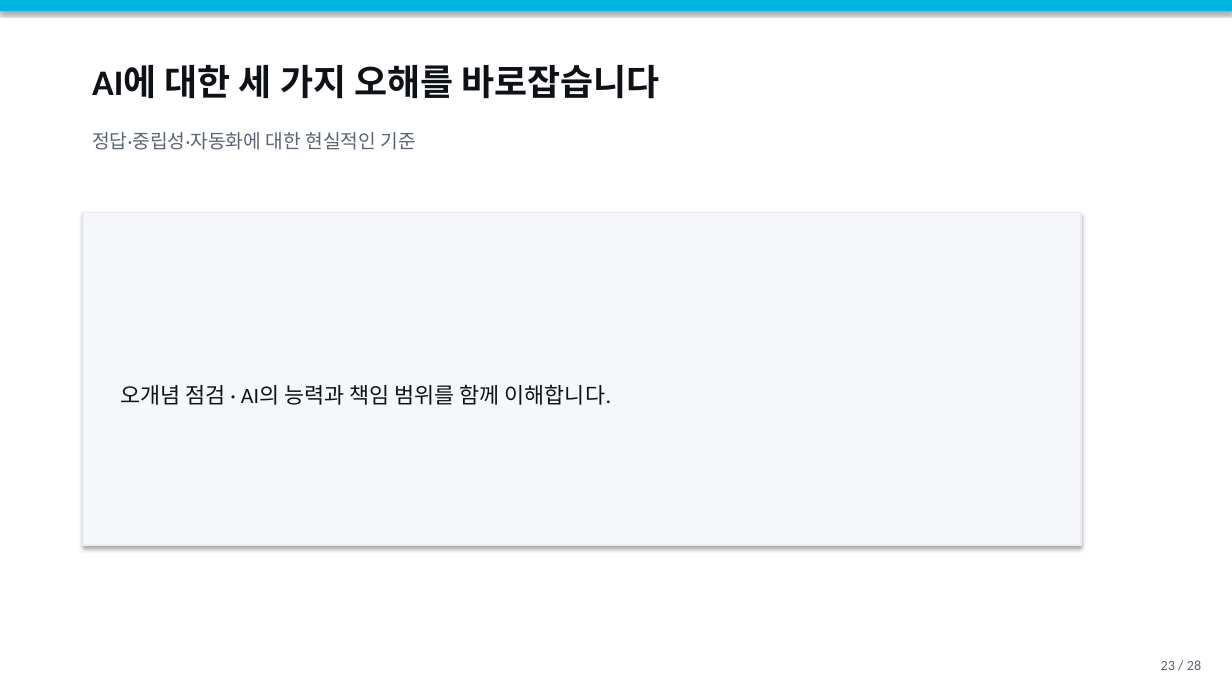
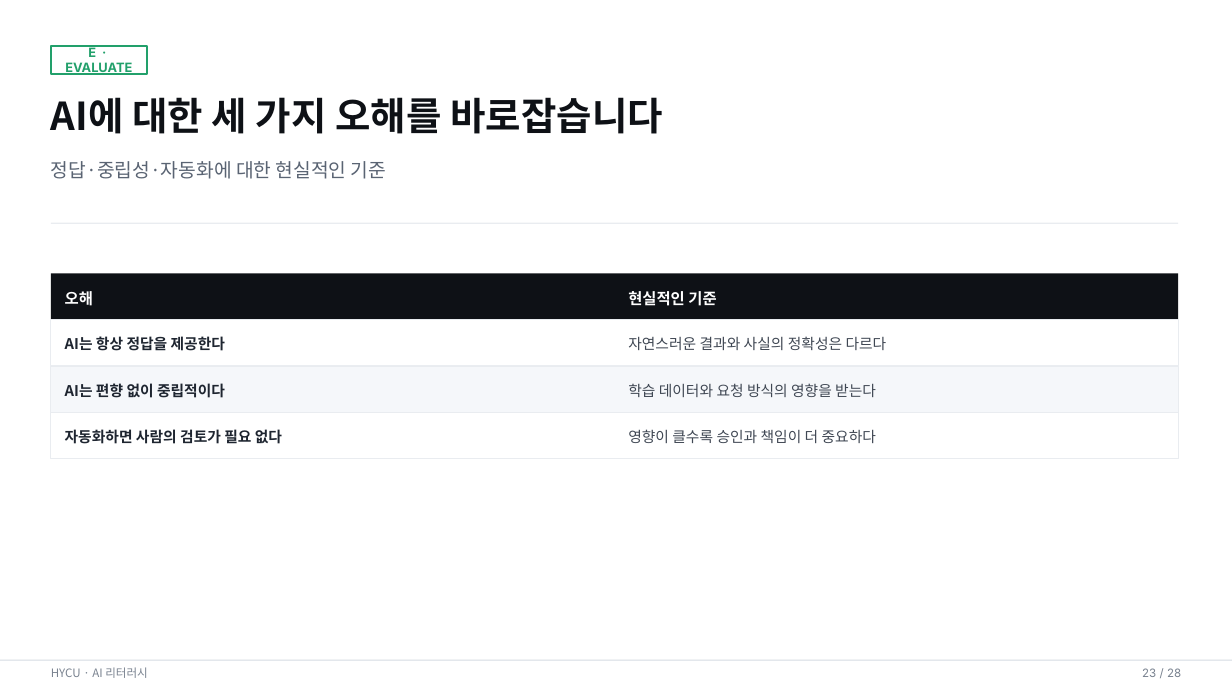
Before and after one commit to omnipotentlab/hycu-studio-preview, a slide deck: slide 23 of assets/HYCU_AI리터러시_3주차_02교시.pptx. Drawn at 1232x693 pixels with LibreOffice and Linux fonts; fonts in the diff are those of the drawing. Boxes give left, top, right and bottom in pixels: in the first picture for what was removed or moved away, otherwise in the second. Text is boxed around its words. In the diff, an @@ line names an element or a change of style, - is before the commit and + after.

```diff
--- a/assets/HYCU_AI리터러시_3주차_02교시.pptx
+++ b/assets/HYCU_AI리터러시_3주차_02교시.pptx
@@ rectangle removed at <box>0,0,1232,11</box> @@
@@ rectangle added at <box>51,46,147,74</box>, outline #22A06B 1.25 pt, 10 pt, text #22A06B, bold @@
+E · EVALUATE
@@ text "AI에 대한 세 가지 오해를 ...": place and size @@
-text "AI에 대한 세 가지 오해를 ..." at <box>92,65,659,99</box>
+text "AI에 대한 세 가지 오해를 ..." at <box>51,97,662,134</box>
@@ text "AI에 대한 세 가지 오해를 ..." at <box>51,97,662,134</box>: size 28 to 30 pt, font Calibri to Noto Sans CJK KR; line spacing 1 to 1.08 @@
@@ text "정답·중립성·자동화에 대한 현실적인 기준": place and size @@
-text "정답·중립성·자동화에 대한 현실적인 기준" at <box>92,132,415,150</box>
+text "정답·중립성·자동화에 대한 현실적인 기준" at <box>51,161,386,179</box>
@@ text "정답·중립성·자동화에 대한 현실적인 기준" at <box>51,161,386,179</box>: font Calibri to Noto Sans CJK KR; line spacing 1 to 1.15 @@
@@ rectangle added at <box>51,223,1178,224</box>, fill #E9ECF0 @@
@@ rectangle removed at <box>83,213,1081,545</box> @@
-오개념 점검 · AI의 능력과 책임 범위를 함께 이해합니다.
@@ rectangle added at <box>51,274,1178,320</box>, fill #0E1116 @@
@@ text added at <box>65,291,93,306</box>, 12 pt, text #FFFFFF, bold @@
+오해
@@ text added at <box>628,291,716,306</box>, 12 pt, text #FFFFFF, bold @@
+현실적인 기준
@@ rectangle added at <box>51,320,1178,366</box>, fill #FFFFFF, outline #E9ECF0 0.5 pt @@
@@ text added at <box>65,336,225,351</box>, 11.5 pt, text #1E2530, bold @@
+AI는 항상 정답을 제공한다
@@ text added at <box>628,336,887,350</box>, 11.5 pt, text #3F4753 @@
+자연스러운 결과와 사실의 정확성은 다르다
@@ rectangle added at <box>51,366,1178,412</box>, fill #F5F7FA, outline #E9ECF0 0.5 pt @@
@@ text added at <box>65,383,225,398</box>, 11.5 pt, text #1E2530, bold @@
+AI는 편향 없이 중립적이다
@@ text added at <box>628,383,876,397</box>, 11.5 pt, text #3F4753 @@
+학습 데이터와 요청 방식의 영향을 받는다
@@ rectangle added at <box>51,412,1178,458</box>, fill #FFFFFF, outline #E9ECF0 0.5 pt @@
@@ text added at <box>65,429,282,444</box>, 11.5 pt, text #1E2530, bold @@
+자동화하면 사람의 검토가 필요 없다
@@ text added at <box>628,429,876,443</box>, 11.5 pt, text #3F4753 @@
+영향이 클수록 승인과 책임이 더 중요하다
@@ rectangle added at <box>0,660,1232,661</box>, fill #D5DBE2 @@
@@ text added at <box>51,667,148,678</box>, 9 pt, text #7A8390 @@
+HYCU · AI 리터러시
@@ text "23 / 28": place and size @@
-text "23 / 28" at <box>1161,660,1201,670</box>
+text "23 / 28" at <box>1142,668,1181,677</box>
@@ text "23 / 28" at <box>1142,668,1181,677</box>: size 11 to 9 pt, font Calibri to Inter, text colour #5A6473 to #7A8390; line spacing 1 to 1.15 @@
```
Also in this commit, not shown: 18 other slides changed, 9 slides added, 9 slides removed, 3 other files.
